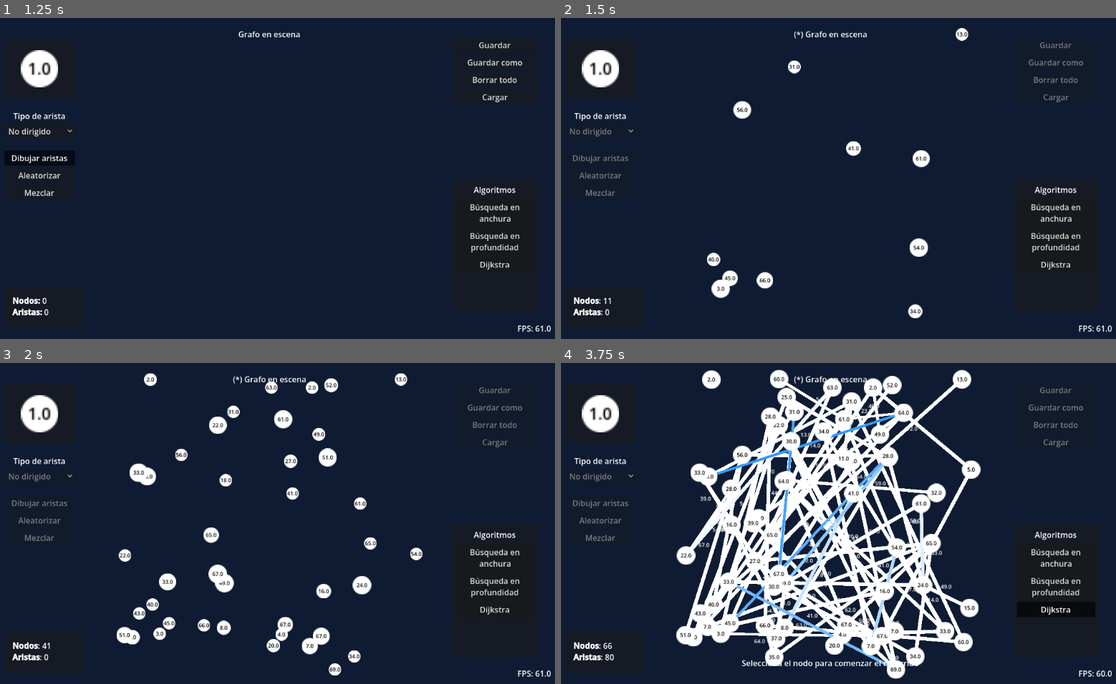
Above: before the commit, frames 1-4 (two rows, left to right).
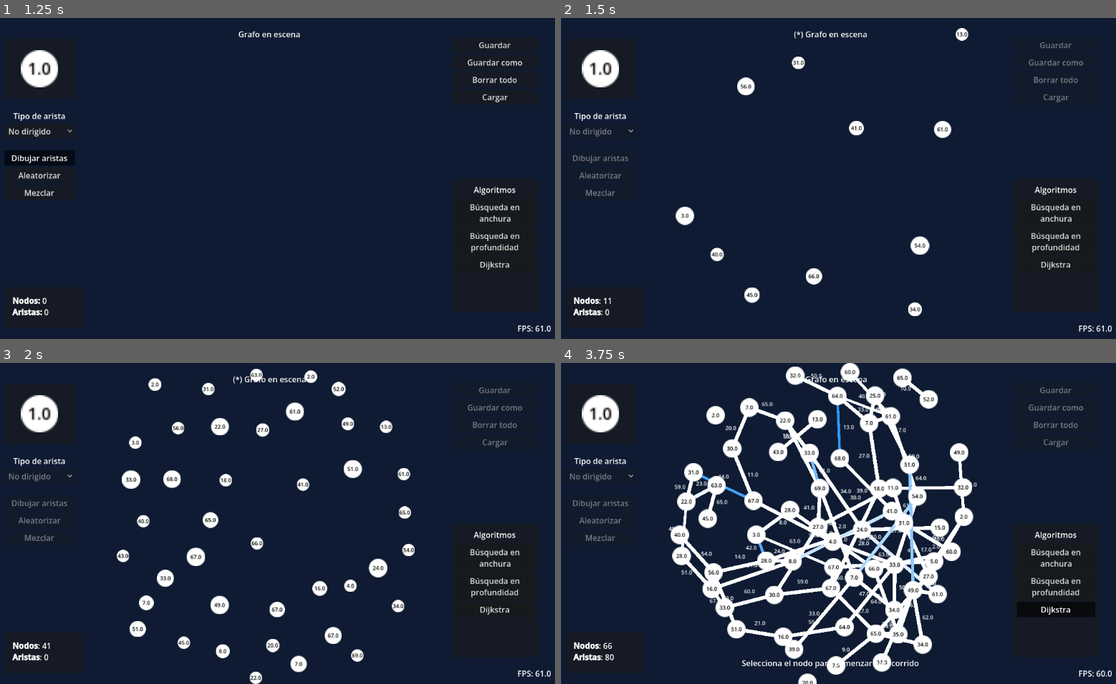
Above: after the commit, the same moments.

Repository: Andresit1524/graphim
Game: Godot game, scene res://assets/world/world.tscn
The game is run twice, just before and just after one commit, with the same random seed, the same clock (stepped at 60 frames per second) and the same inputs.
Inputs:
- Up to frame 1 (1.25 s): click "Dibujar aristas" at 0.5 s
- Up to frame 2 (1.5 s): click "Aleatorizar" at 1.25 s
- Up to frame 3 (2 s): no input
- Up to frame 4 (3.75 s): click "Búsqueda en anchura" at 2 s; click "Búsqueda en profundidad" at 2.75 s; click "Dijkstra" at 3.5 s

Frame 1 is identical in both runs. In frame 2, 2.0% of the frame differs, in the area x 20-71%, y 12-94%; in frame 3, 7.0%; in frame 4, 28%, in the area x 19-76%, y 0-100%.
Error before the commit: Invalid call. Nonexistent function 'draw_packaging' in base 'StaticBody2D (GraphimNode)'. (res://assets/world/physics.gd:76)

Commit message:
Optimizaciones en las fuerzas

Diff:
--- a/assets/graph_node/graphim_node.gd
+++ b/assets/graph_node/graphim_node.gd
@@ -29,6 +29,11 @@
 		disabled = value
 		_disable(value)
 
+
+## Distancia para repulsión
+var repulsion := Vector2.ZERO
+## Distancia para atracción
+var atraction := Vector2.ZERO
 ## Fuerza aplicada sobre el nodo
 var force := Vector2.ZERO
 
@@ -128,17 +133,22 @@
 #region Físicas
 
 
-## Aplica las fuerzas sobre el objeto dada la fricción a usar. Se usa desde afuera
-func apply_forces(delta: float) -> void:
+## Aplica las fuerzas sobre el objeto. Se usa desde afuera
+func integrate_forces(delta: float) -> void:
 	if disabled: return
 
-	# Usamos el motor de Godot para mover y detenernos si hay colisión
-	# ? Se usa la integración de verlet para este fin
-	# ? El coeficiente 2 en x_i no está porque es desplazamiento, no posición directamente
+	force += (
+		repulsion * Physics.current_ell_sq
+		+ atraction * Physics.current_ell_inv
+	) * Physics.MOVE_SCALE
+
+	# ? Integración de Verlet
 	last_global_pos = global_position
-	move_and_collide(global_position - last_global_pos + force * delta * delta)
+	global_position += global_position - last_global_pos + force * delta * delta
 
 	force = Vector2.ZERO
+	atraction = Vector2.ZERO
+	repulsion = Vector2.ZERO
 
 
 #endregion
--- a/assets/world/physics.gd
+++ b/assets/world/physics.gd
@@ -24,7 +24,11 @@
 
 
 ## Longitud ideal actual entre nodos
-var current_ell := 0.0
+static var current_ell := 0.0
+## Longitud al cuadrado
+static var current_ell_sq := 0.0
+## Longitud ideal inversa
+static var current_ell_inv := 0.0
 
 
 func _ready() -> void:
@@ -47,33 +51,31 @@
 
 		for j in i:
 			var node_j: GraphimNode = graph_nodes[j]
-			var distance_ji := node_i.global_position - node_j.global_position
-			var inverse_distance := distance_ji.normalized() / maxf(distance_ji.length(), Constants.EPSILON)
+			var ji := node_i.global_position - node_j.global_position
+			var ji_repulsion := ji / ji.length_squared()
 
-			node_i.force += current_ell * current_ell * inverse_distance
-			node_j.force -= current_ell * current_ell * inverse_distance
+			node_i.repulsion += ji_repulsion
+			node_j.repulsion -= ji_repulsion
 
 	# Atracción entre nodos
 	for edge: GraphimEdge in graph_edges:
-		var node_a := edge.data.start_node
-		var node_b := edge.data.end_node
+		var node_i := edge.data.start_node
+		var node_j := edge.data.end_node
 
-		var distance_ba := node_a.global_position - node_b.global_position
-		var force := distance_ba.normalized() * distance_ba.length_squared() / current_ell
+		var ji := node_i.global_position - node_j.global_position
+		var ji_atraction := ji * ji.length()
 
-		node_a.force -= force
-		node_b.force += force
+		# ? Se restan las fuerzas (invertido respecto a la repulsión más arriba)
+		node_i.atraction -= ji_atraction
+		node_j.atraction += ji_atraction
 
 	# Gravedad inversa y aplicación
 	for node: GraphimNode in graph_nodes:
-		node.force *= MOVE_SCALE
-
 		# Aplica la gravedad antes para evitar que MOVE_SCALE la haga extrema
 		var global_pos := node.global_position
 		node.force -= gravity * global_pos.normalized() * global_pos.length_squared()
 
-		node.apply_forces(delta)
-		node.draw_packaging(current_ell)
+		node.integrate_forces(delta)
 
 
 ## Auxiliar: recalcula la distancia ideal
@@ -86,3 +88,5 @@
 	var max_circle_area := PI * max_diameter * max_diameter / 4
 
 	current_ell = K_SCALE * sqrt(max_circle_area / nodes.get_child_count()) / alpha
+	current_ell_sq = current_ell * current_ell
+	current_ell_inv = 1 / current_ell
